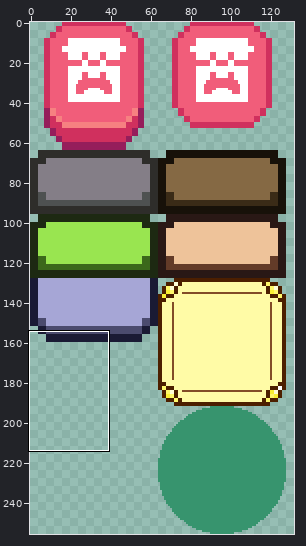
One commit to this sprite sheet: Assets/Art/Atlas/UI_Layout_Atlas.png. Above: a wide view before the commit, with the close-up outlined.
Close-up. Before the edit:
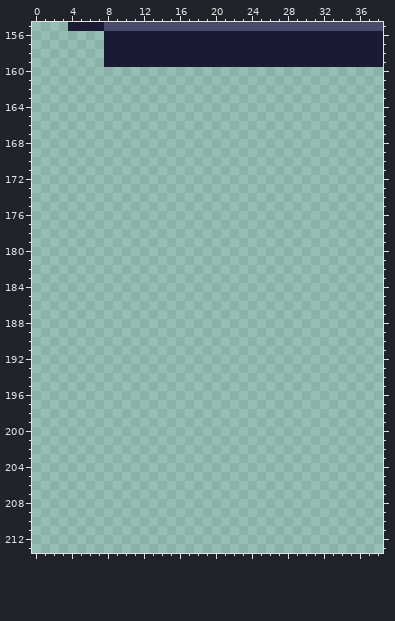
The file is 256x256 pixels. Shown: x 0..38, y 155..213. The wide view leaves out empty margins. The commit also changed other parts of the picture, which this record leaves out.
After:
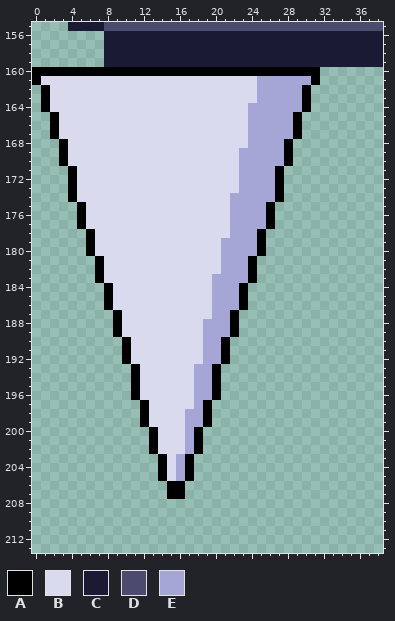
Palette (. is transparent): A #000000  B #dadaef  C #1a1a34  D #4b4b6e  E #a6a6d6
The exact change:
Changed rows in their new state; - is an unchanged pixel.
first column x 0:
160 AAAAAAAAAAAAAAAAAAAAAAAAAAAAAAAA
161 ABBBBBBBBBBBBBBBBBBBBBBBBEEEEEEA
162 -ABBBBBBBBBBBBBBBBBBBBBBBEEEEEA-
163 -ABBBBBBBBBBBBBBBBBBBBBBBEEEEEA-
164 -ABBBBBBBBBBBBBBBBBBBBBBEEEEEEA-
165 --ABBBBBBBBBBBBBBBBBBBBBEEEEEA--
166 --ABBBBBBBBBBBBBBBBBBBBBEEEEEA--
167 --ABBBBBBBBBBBBBBBBBBBBBEEEEEA--
168 ---ABBBBBBBBBBBBBBBBBBBBEEEEA---
169 ---ABBBBBBBBBBBBBBBBBBBEEEEEA---
170 ---ABBBBBBBBBBBBBBBBBBBEEEEEA---
171 ----ABBBBBBBBBBBBBBBBBBEEEEA----
172 ----ABBBBBBBBBBBBBBBBBBEEEEA----
173 ----ABBBBBBBBBBBBBBBBBBEEEEA----
174 ----ABBBBBBBBBBBBBBBBBEEEEEA----
175 -----ABBBBBBBBBBBBBBBBEEEEA-----
176 -----ABBBBBBBBBBBBBBBBEEEEA-----
177 -----ABBBBBBBBBBBBBBBBEEEEA-----
178 ------ABBBBBBBBBBBBBBBEEEA------
179 ------ABBBBBBBBBBBBBBEEEEA------
180 ------ABBBBBBBBBBBBBBEEEEA------
181 -------ABBBBBBBBBBBBBEEEA-------
182 -------ABBBBBBBBBBBBBEEEA-------
183 -------ABBBBBBBBBBBBEEEEA-------
184 --------ABBBBBBBBBBBEEEA--------
185 --------ABBBBBBBBBBBEEEA--------
186 --------ABBBBBBBBBBBEEEA--------
187 ---------ABBBBBBBBBBEEA---------
188 ---------ABBBBBBBBBEEEA---------
189 ---------ABBBBBBBBBEEEA---------
190 ----------ABBBBBBBBEEA----------
191 ----------ABBBBBBBBEEA----------
192 ----------ABBBBBBBBEEA----------
193 -----------ABBBBBBEEA-----------
194 -----------ABBBBBBEEA-----------
195 -----------ABBBBBBEEA-----------
196 -----------ABBBBBBEEA-----------
197 ------------ABBBBBEA------------
198 ------------ABBBBEEA------------
199 ------------ABBBBEEA------------
200 -------------ABBBEA-------------
201 -------------ABBBEA-------------
202 -------------ABBBEA-------------
203 --------------ABEA--------------
204 --------------ABEA--------------
205 --------------ABEA--------------
206 ---------------AA---------------
207 ---------------AA---------------
